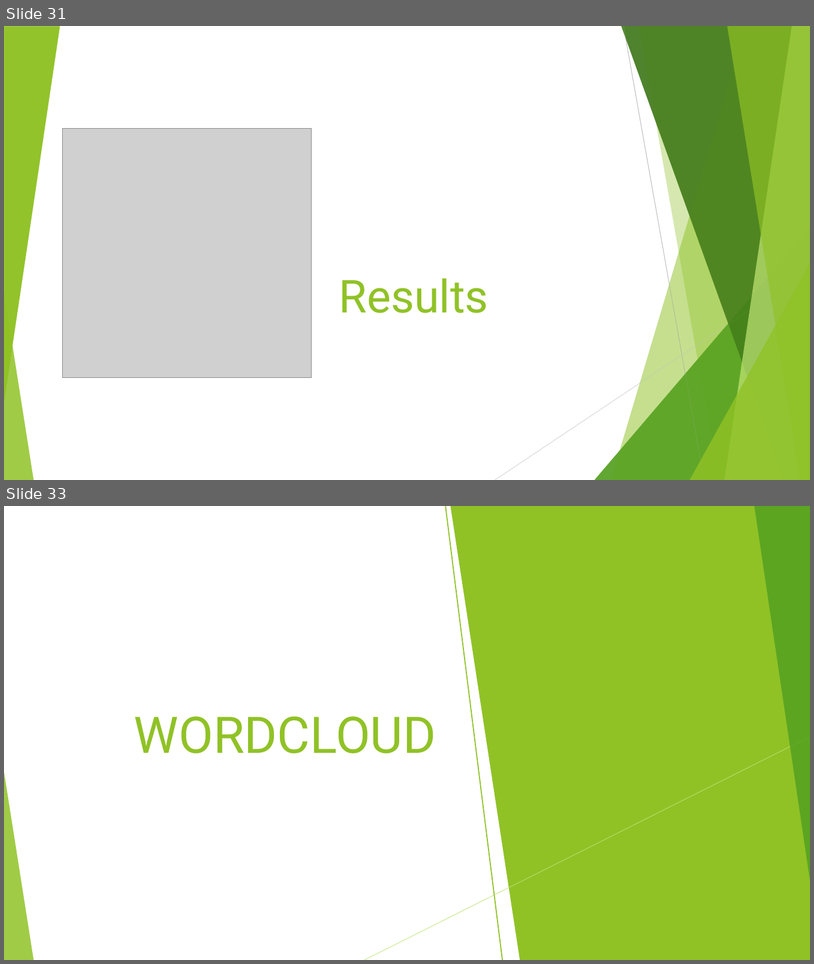
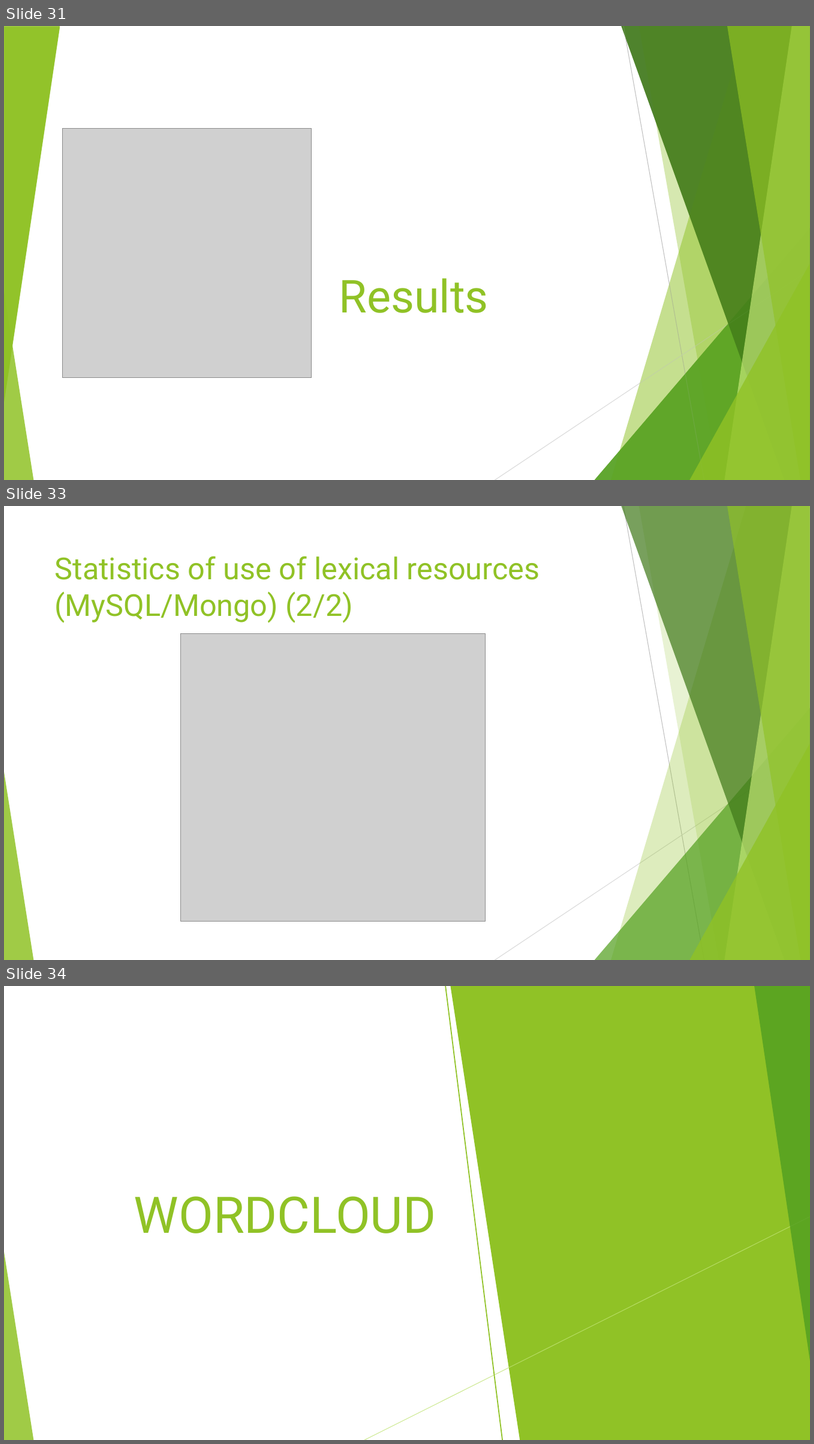
Before and after one commit to lucaMari94/mongodb-sentiment-analysis, a slide deck: silde/slide.pptx. Shown one above the other, each under a label of ours: slides 31 and 33 before the commit, slides 31, 33 and 34 after it; the slides between them are not shown. The pictures are 814x964 and 814x1444 pixels, drawn with LibreOffice and Linux fonts; fonts in the diff are those of the drawing; grey boxes stand for pictures. Boxes give left, top, right and bottom in pixels: in the first picture for what was removed or moved away, otherwise in the second. Text is boxed around its words. In the diff, an @@ line names an element or a change of style, - is before the commit and + after.

```diff
--- a/silde/slide.pptx
+++ b/silde/slide.pptx
@@ slide 33 added at (4, 506, 810, 960), background #FFFFFF; not listed: 8 template elements that a slide beside it also shows @@
@@ line added from (624, 506) to (705, 960), #BFBFBF 0.75 pt @@
@@ title added at (55, 556, 540, 622), 36 pt, text #90C226 @@
+Statistics of use of lexical resources
+(MySQL/Mongo) (2/2)
@@ picture added at (181, 634, 486, 921) @@
@@ line added from (810, 750) to (495, 960), #D9D9D9 0.75 pt @@
@@ what was slide 33 is now slide 34 @@
```
Also in this commit, not shown: 16 slides changed, 1 other file.
